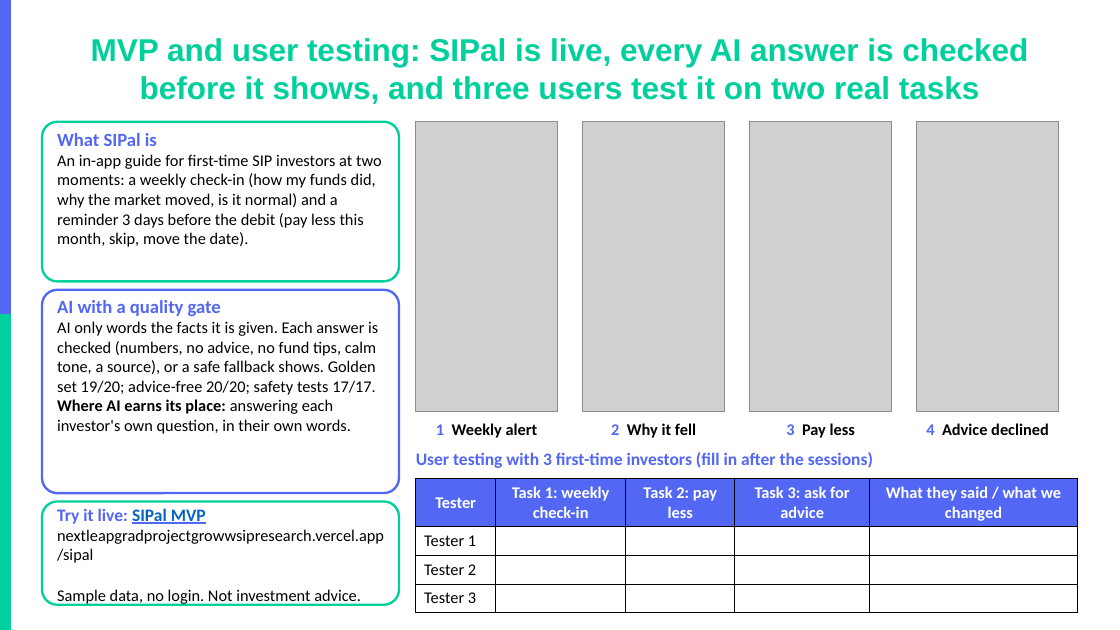
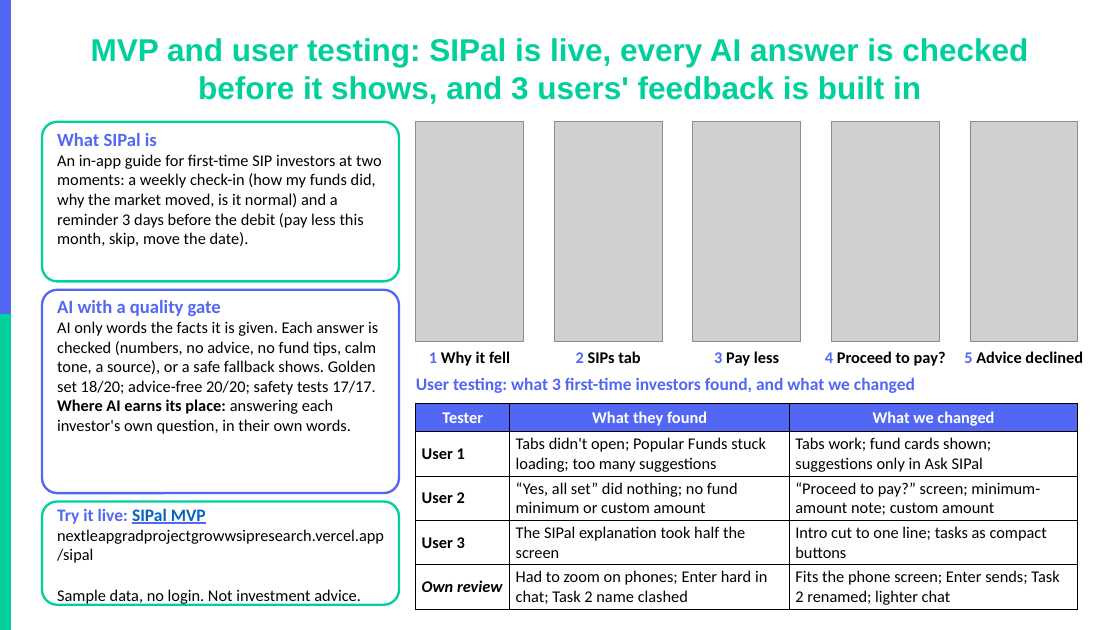
Before and after one commit to akarshita711/NEXTLEAP_GRAD_PROJECT_groww_SIP_research, a slide deck: slide 9 of deck/NL_Groww.pptx. Drawn at 1120x630 pixels with LibreOffice and Linux fonts; fonts in the diff are those of the drawing; grey boxes stand for pictures; background and template pictures are left out. Boxes give left, top, right and bottom in pixels: in the first picture for what was removed or moved away, otherwise in the second. Text is boxed around its words. In the diff, an @@ line names an element or a change of style, - is before the commit and + after.

```diff
--- a/deck/NL_Groww.pptx
+++ b/deck/NL_Groww.pptx
@@ title at (x1=91, y1=38, x2=1028, y2=104): text changed @@
-MVP and user testing: SIPal is live, every AI answer is checked before it shows, and three users test it on two real tasks
+MVP and user testing: SIPal is live, every AI answer is checked before it shows, and 3 users' feedback is built in
@@ picture resized from (x1=416, y1=122, x2=558, y2=412) to (x1=416, y1=122, x2=523, y2=342) @@
@@ picture resized from (x1=583, y1=122, x2=725, y2=412) to (x1=555, y1=122, x2=662, y2=342) @@
@@ picture resized from (x1=750, y1=122, x2=892, y2=412) to (x1=693, y1=122, x2=801, y2=342) @@
@@ picture added at (x1=832, y1=122, x2=939, y2=342) @@
@@ picture removed at (x1=917, y1=122, x2=1059, y2=412) @@
@@ picture added at (x1=970, y1=122, x2=1078, y2=342) @@
@@ text at (x1=57, y1=321, x2=378, y2=395): text changed @@
-AI only words the facts it is given. Each answer is checked (numbers, no advice, no fund tips, calm tone, a source), or a safe fallback shows. Golden set 19/20; advice-free 20/20; safety tests 17/17.
+AI only words the facts it is given. Each answer is checked (numbers, no advice, no fund tips, calm tone, a source), or a safe fallback shows. Golden set 18/20; advice-free 20/20; safety tests 17/17.
@@ text at (x1=429, y1=351, x2=510, y2=366): text changed @@
-1 Weekly alert
+1 Why it fell
@@ text at (x1=576, y1=351, x2=640, y2=363): text changed @@
-2 Why it fell
+2 SIPs tab
@@ text "3 Pay less" rewrapped from (x1=786, y1=423, x2=855, y2=438) to (x1=714, y1=351, x2=779, y2=366) @@
@@ text at (x1=825, y1=351, x2=946, y2=366): text changed @@
-4 Advice declined
+4 Proceed to pay?
@@ text added at (x1=964, y1=351, x2=1083, y2=363), 14 pt, text #000000, bold @@
+5 Advice declined
@@ text at (x1=416, y1=377, x2=915, y2=393): text changed @@
-User testing with 3 first-time investors (fill in after the sessions)
+User testing: what 3 first-time investors found, and what we changed
@@ table at (x1=416, y1=403, x2=1078, y2=609) @@
-Tester | Task 1: weekly check-in | Task 2: pay less | Task 3: ask for advice | What they said / what we changed
-Tester 1 |  |  |  | 
-Tester 2 |  |  |  | 
-Tester 3 |  |  |  | 
+Tester | What they found | What we changed
+User 1 | Tabs didn't open; Popular Funds stuck loading; too many suggestions | Tabs work; fund cards shown; suggestions only in Ask SIPal
+User 2 | “Yes, all set” did nothing; no fund minimum or custom amount | “Proceed to pay?” screen; minimum-amount note; custom amount
+User 3 | The SIPal explanation took half the screen | Intro cut to one line; tasks as compact buttons
+Own review | Had to zoom on phones; Enter hard in chat; Task 2 name clashed | Fits the phone screen; Enter sends; Task 2 renamed; lighter chat
@@ table resized from (x1=416, y1=479, x2=1078, y2=607) to (x1=416, y1=403, x2=1078, y2=609) @@
```
Also in this commit, not shown: 14 other files.
